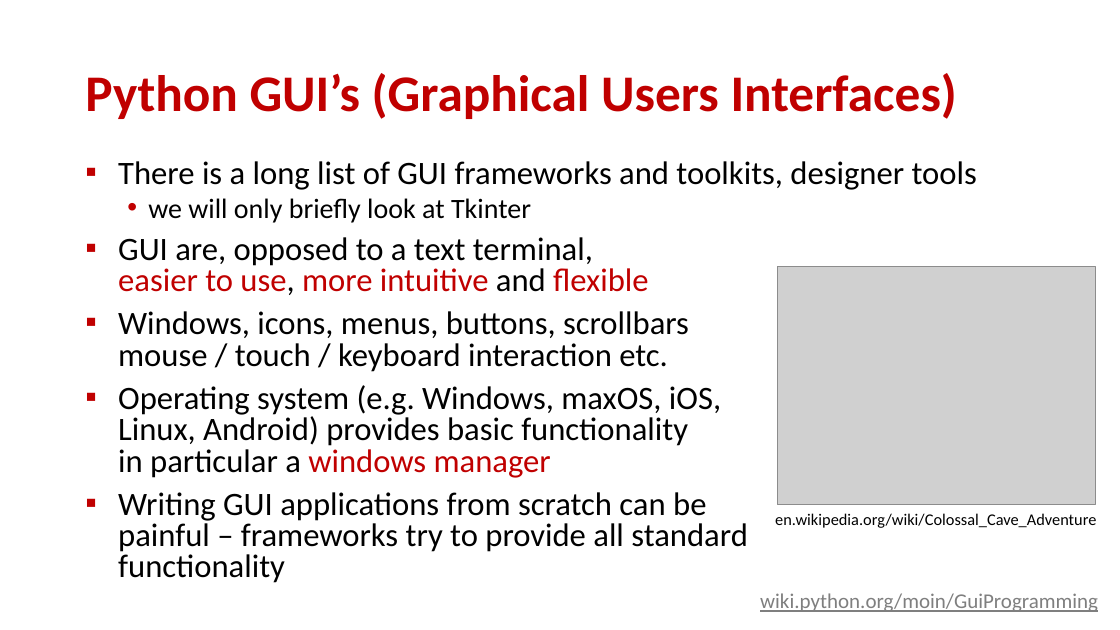
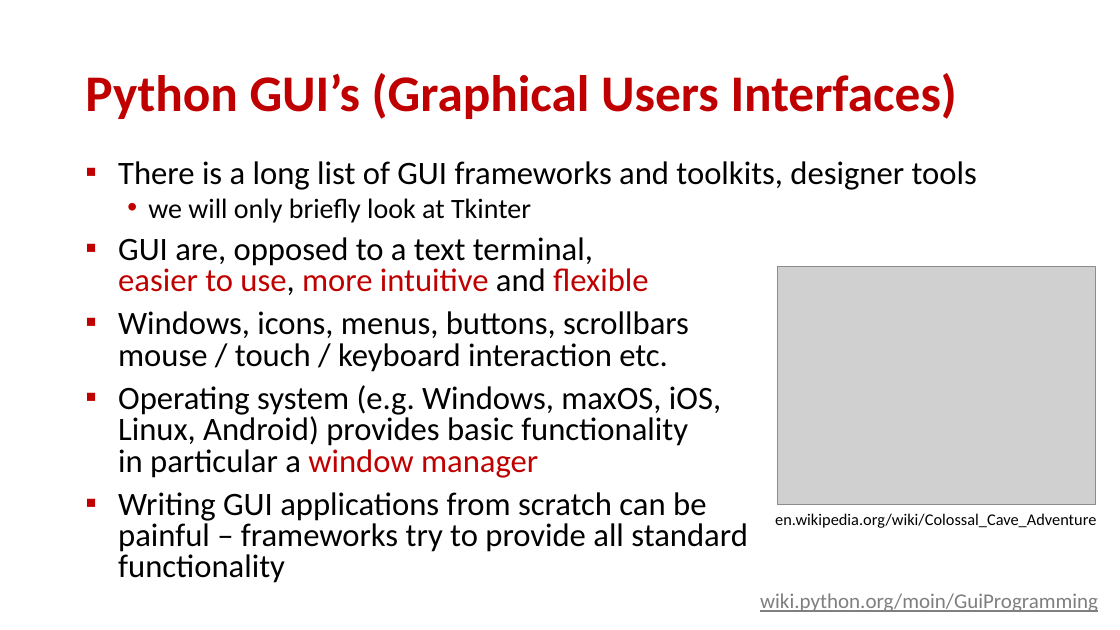
Before and after one commit to gsbrodal/gsbrodal.github.io, a slide deck: slide 3 of ipsa/slides/gui.pptx. Drawn at 1120x630 pixels with LibreOffice and Linux fonts; fonts in the diff are those of the drawing; grey boxes stand for pictures. Boxes give left, top, right and bottom in pixels: in the first picture for what was removed or moved away, otherwise in the second. Text is boxed around its words. In the diff, an @@ line names an element or a change of style, - is before the commit and + after.

Commit message:
all-slides.pdf code.zip gui.pdf gui.pptx

```diff
--- a/ipsa/slides/gui.pptx
+++ b/ipsa/slides/gui.pptx
@@ text at (118,385,721,478): text changed @@
-▪ Operating system (e.g. Windows, maxOS, iOS,
-  Linux, Android) provides basic functionality
-  in particular a windows manager
+▪ Operating system (e.g. Windows, maxOS, iOS,
+  Linux, Android) provides basic functionality
+  in particular a window manager
```
Also in this commit, not shown: 1 other slide changed, 3 other files.
